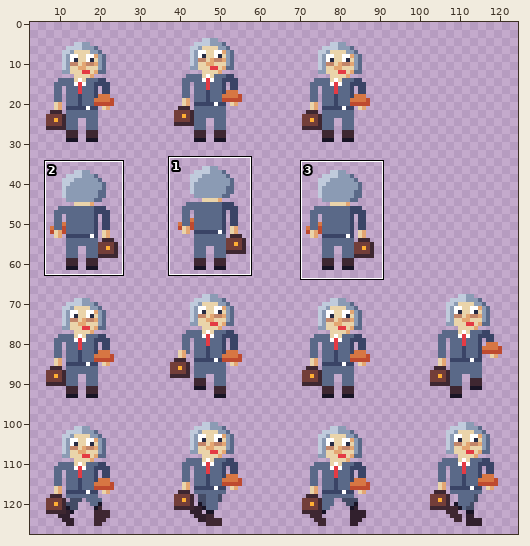
Pixel-art file, stored at assets/textures/characters/sovittelija_naaras_32.aseprite. The first picture is a wide view before the edit; the outline marks the close-up.
Close-up. Old version:
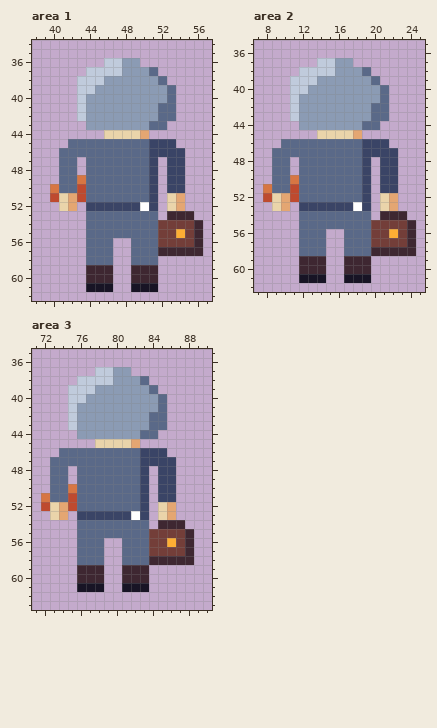
128x128 pixels, 1 frame. Shown: area 1: x 38..57, y 34..62; area 2: x 7..25, y 35..62; area 3: x 71..90, y 35..63. The wide view leaves out empty margins. The commit also changed other parts of the picture, which this record leaves out.
The same view after the edit:
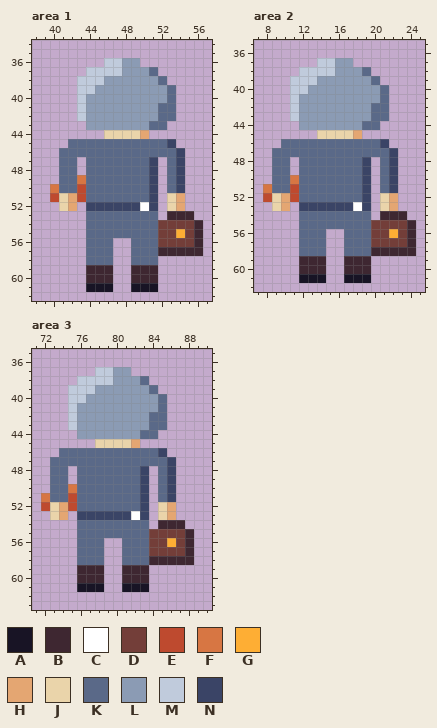
Palette (. is transparent): A #181425  B #3e2731  C #ffffff  D #733e39  E #be4a2f  F #d77643  G #feae34  H #e4a672  J #ead4aa  K #5a6988  L #8b9bb4  M #c0cbdc  N #3a4466
From old to new:
Area 1:
y 45: x 51..52 NN -> KK
y 46: x 51..53 NNN -> KKK
y 47..50: x 53 N -> K
Area 2:
y 46: x 19..20 NN -> KK
y 47: x 19..21 NNN -> KKK
y 48..51: x 21 N -> K
Area 3:
y 46: x 83..84 NN -> KK
y 47: x 83..85 NNN -> KKK
y 48..51: x 85 N -> K
